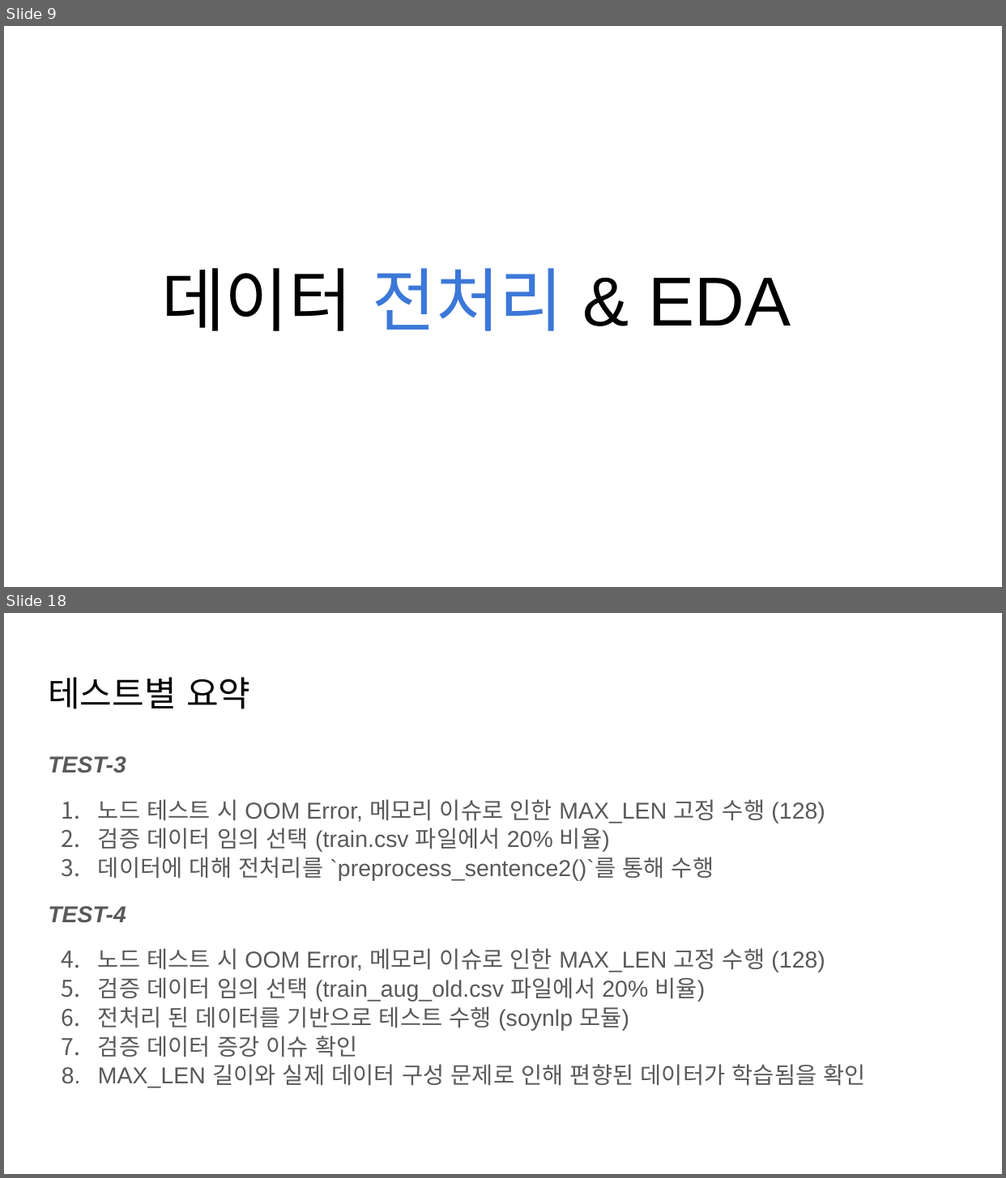
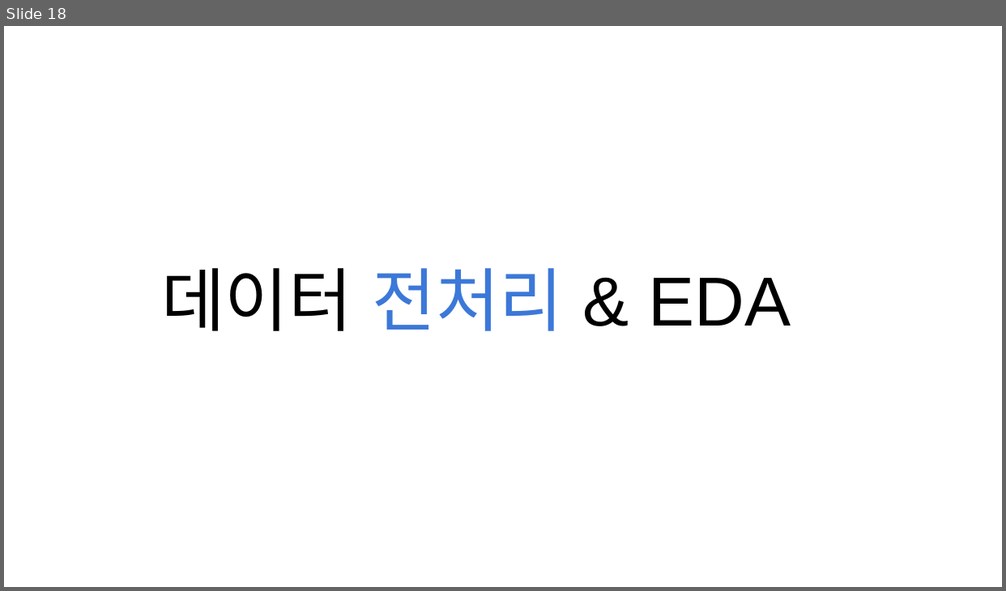
Before and after one commit to git-ThLee/AIFFEL_DLthon_NLP, a slide deck: presentation.pptx. Shown one above the other, each under a label of ours: slides 9 and 18 before the commit, slide 18 after it; the slides between them are not shown. The pictures are 1006x1178 and 1006x591 pixels, drawn with LibreOffice and Linux fonts; fonts in the diff are those of the drawing. Boxes give left, top, right and bottom in pixels: in the first picture for what was removed or moved away, otherwise in the second. Text is boxed around its words. In the diff, an @@ line names an element or a change of style, - is before the commit and + after.

```diff
--- a/presentation.pptx
+++ b/presentation.pptx
@@ slide 18 removed at <box>4,613,1002,1174</box>, background #FFFFFF @@
@@ title removed at <box>48,677,250,709</box> @@
-테스트별 요약
@@ text removed at <box>48,756,866,1088</box> @@
-TEST-3
-1. 노드 테스트 시 OOM Error, 메모리 이슈로 인한 MAX_LEN 고정 수행 (128)
-2. 검증 데이터 임의 선택 (train.csv 파일에서 20% 비율)
-3. 데이터에 대해 전처리를 `preprocess_sentence2()`를 통해 수행
-TEST-4
-1. 노드 테스트 시 OOM Error, 메모리 이슈로 인한 MAX_LEN 고정 수행 (128)
-2. 검증 데이터 임의 선택 (train_aug_old.csv 파일에서 20% 비율)
-3. 전처리 된 데이터를 기반으로 테스트 수행 (soynlp 모듈)
-4. 검증 데이터 증강 이슈 확인
-5. MAX_LEN 길이와 실제 데이터 구성 문제로 인해 편향된 데이터가 학습됨을 확인
@@ what was slide 9 is now slide 18 @@
```
Also in this commit, not shown: 11 slides changed, 32 slides added, 21 other slides removed.
